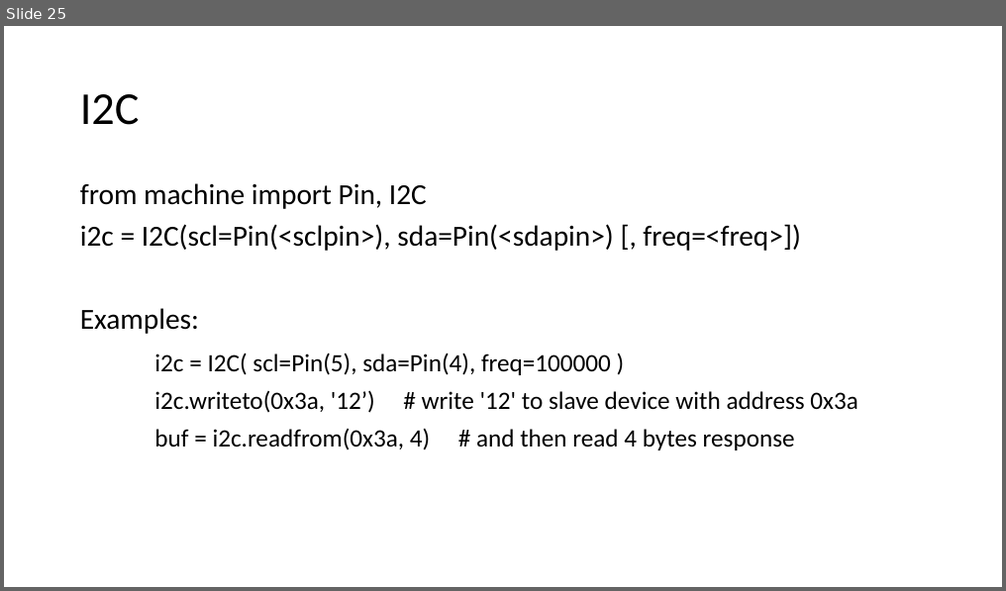
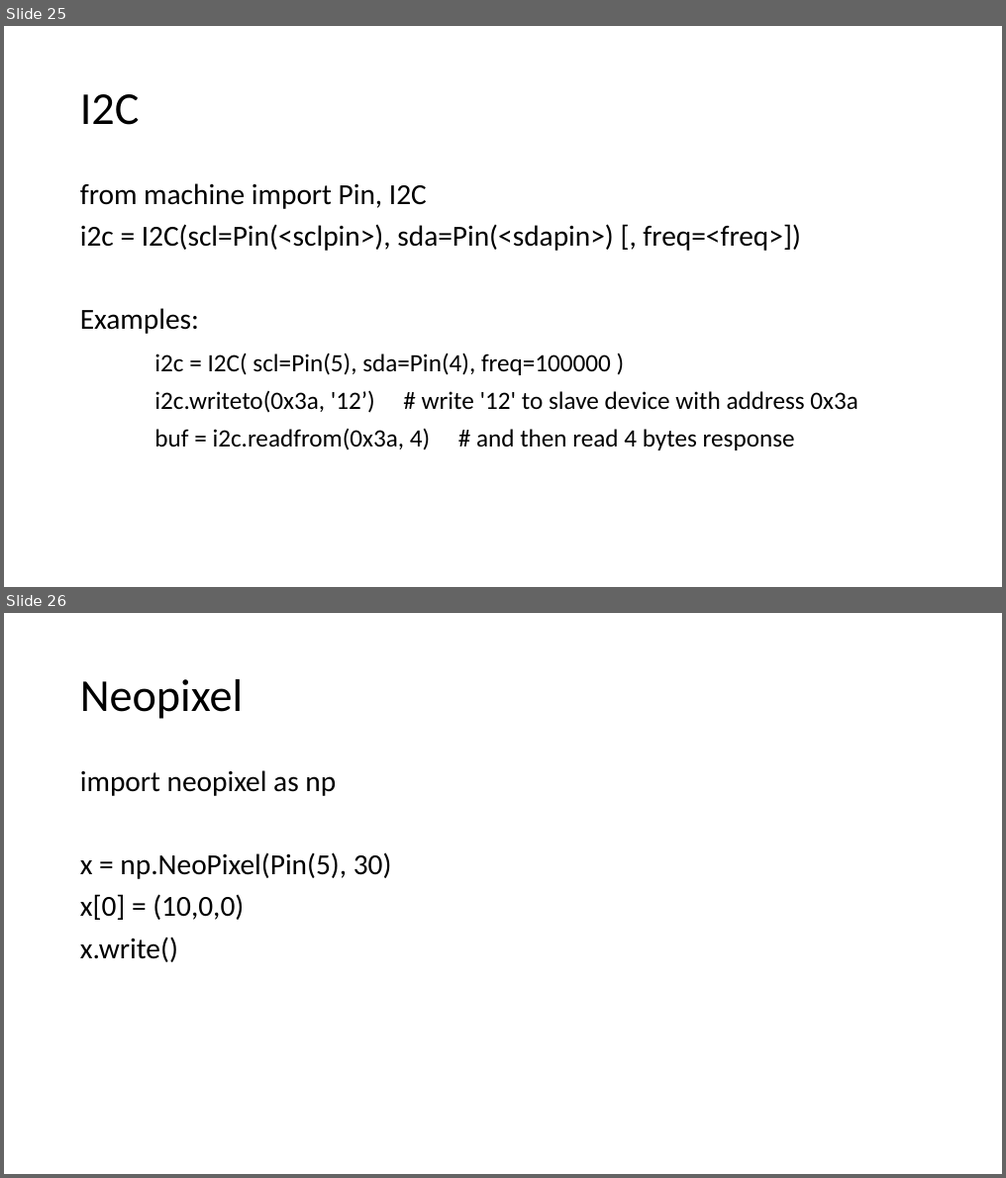
Before and after one commit to sensemakersamsterdam/micropython, a slide deck: MicroPython.pptx. Shown one above the other, each under a label of ours: slide 25 before the commit, slides 25 and 26 after it. The pictures are 1006x591 and 1006x1178 pixels, drawn with LibreOffice and Linux fonts; fonts in the diff are those of the drawing. Boxes give left, top, right and bottom in pixels: in the first picture for what was removed or moved away, otherwise in the second. Text is boxed around its words. In the diff, an @@ line names an element or a change of style, - is before the commit and + after.

Commit message:
presentation update

```diff
--- a/MicroPython.pptx
+++ b/MicroPython.pptx
@@ slide 26 added at box(4, 613, 1002, 1174), background #FFFFFF @@
@@ title added at box(80, 679, 243, 719), 44 pt, text #000000 @@
+Neopixel
@@ text added at box(80, 770, 392, 962), 28 pt, text #000000 @@
+import neopixel as np
+x = np.NeoPixel(Pin(5), 30)
+x[0] = (10,0,0)
+x.write()
```
Also in this commit, not shown: 1 other slide added.
